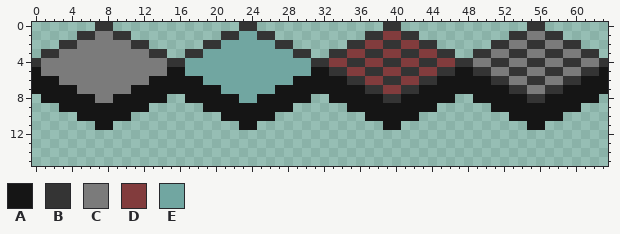
Pixel-art sprite, stored at assets/images/tiles.png. Above is the file before it was changed.
The file is 64x16 pixels.
Palette (. is transparent): A #151515  B #343434  C #7b7b7b  D #823c3d  E #71a6a1
Pixels before, first column x 0:
 0 .......BB..............BB..............BB..............BB.......
 1 .....BBCCBB..........BBEEBB..........BBDDBB..........BBCCBB.....
 2 ...BBCCCCCCBB......BBEEEEEEBB......BBDDBBDDBB......BBCCBBCCBB...
 3 .BBCCCCCCCCCCBB..BBEEEEEEEEEEBB..BBDDBBDDBBDDBB..BBCCBBCCBBCCBB.
 4 BCCCCCCCCCCCCCCBBEEEEEEEEEEEEEEBBDDBBDDBBDDBBDDBBCCBBCCBBCCBBCCB
 5 ACCCCCCCCCCCCCCAAEEEEEEEEEEEEEEAABBDDBBDDBBDDBBAABBCCBBCCBBCCBBA
 6 AAACCCCCCCCCCAAAAAAEEEEEEEEEEAAAAAABBDDBBDDBBAAAAAABBCCBBCCBBAAA
 7 AAAAACCCCCCAAAAAAAAAAEEEEEEAAAAAAAAAABBDDBBAAAAAAAAAABBCCBBAAAAA
 8 .AAAAAACCAAAAAA..AAAAAAEEAAAAAA..AAAAAABBAAAAAA..AAAAAABBAAAAAA.
 9 ...AAAAAAAAAA......AAAAAAAAAA......AAAAAAAAAA......AAAAAAAAAA...
10 .....AAAAAA..........AAAAAA..........AAAAAA..........AAAAAA.....
11 .......AA..............AA..............AA..............AA.......
The same view after the edit:
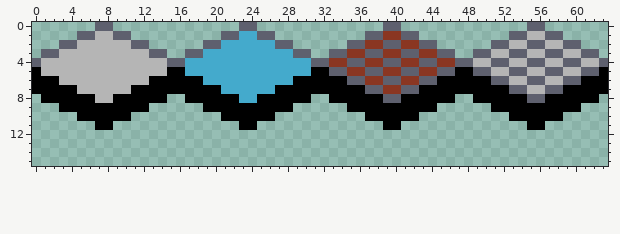
Commit: add day number, update tiles
Changes in this commit:
colour A: #151515 -> #000000
colour B: #343434 -> #5e606e
colour C: #7b7b7b -> #b5b5b5
colour D: #823c3d -> #8a3622
colour E: #71a6a1 -> #44aacc
Pixel boxes of the changes (left, top, right, bottom) in both pictures:
changed: (32, 22, 608, 130)
